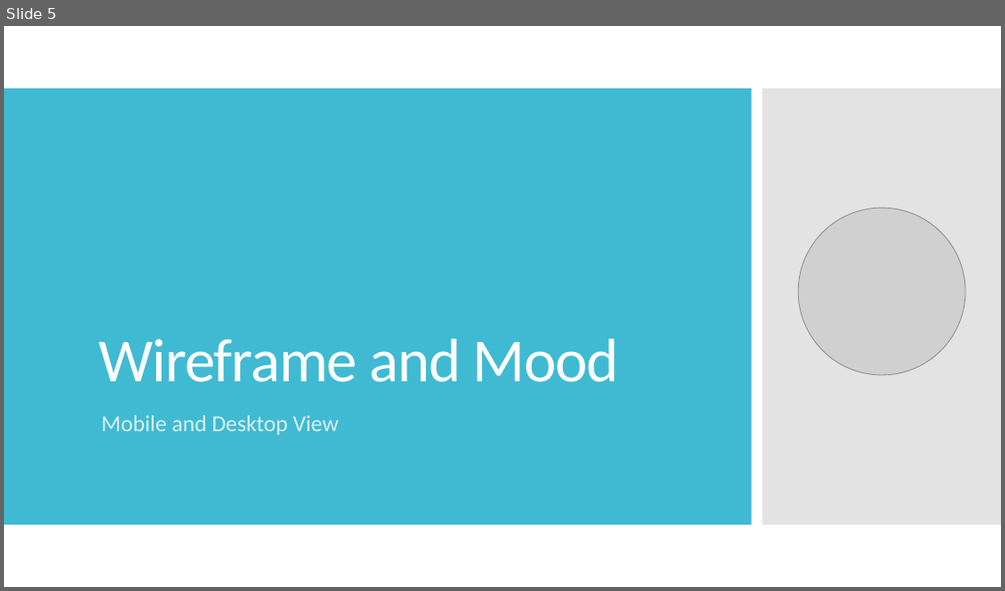
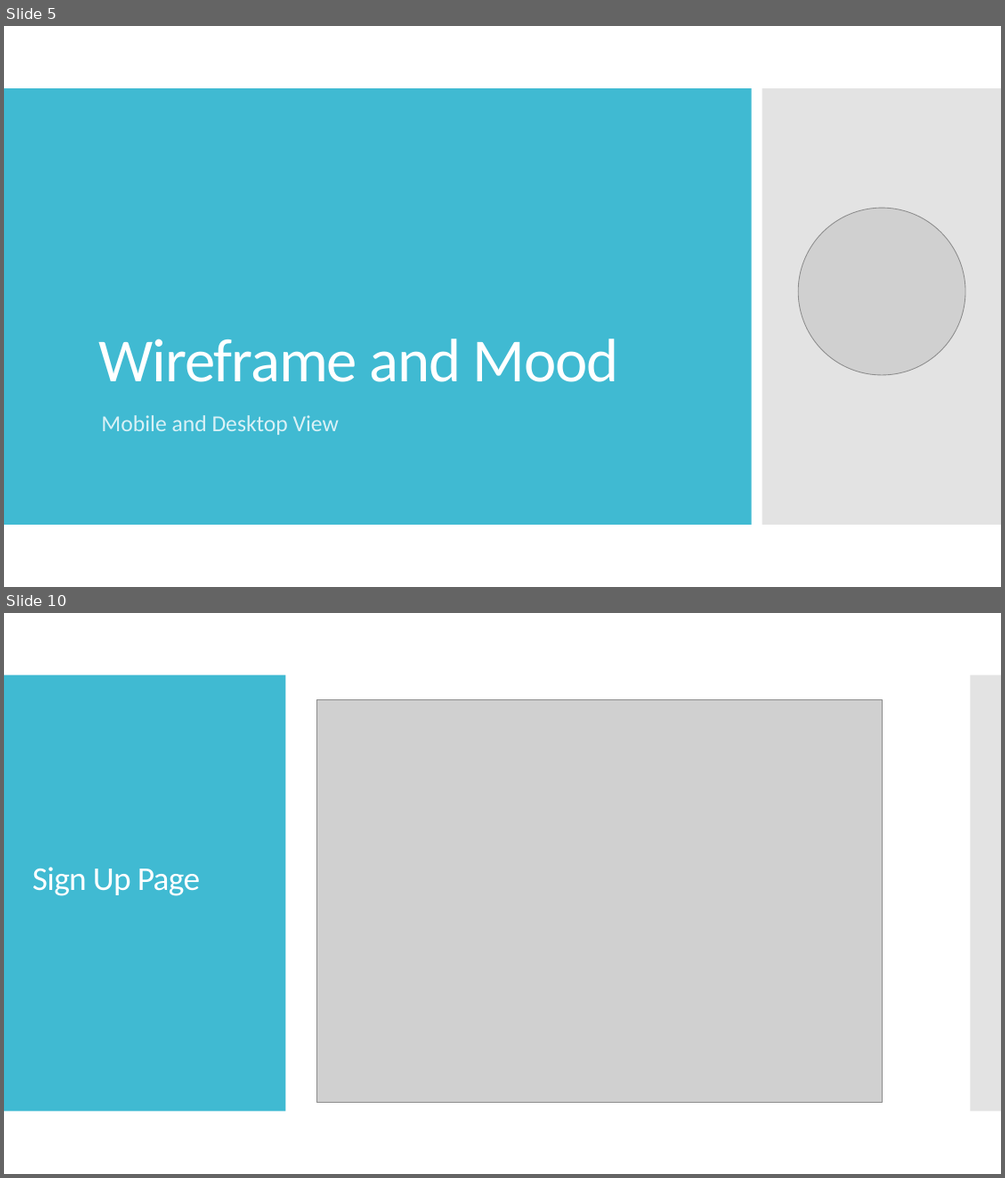
Before and after one commit to archiesevillano/MiniProject1, a slide deck: assets/documentation/AirGlobe Presentation.pptx. Shown one above the other, each under a label of ours: slide 5 before the commit, slides 5 and 10 after it; the slides between them are not shown. The pictures are 1005x591 and 1005x1178 pixels, drawn with LibreOffice and Linux fonts; fonts in the diff are those of the drawing; grey boxes stand for pictures. Boxes give left, top, right and bottom in pixels: in the first picture for what was removed or moved away, otherwise in the second. Text is boxed around its words. In the diff, an @@ line names an element or a change of style, - is before the commit and + after.

```diff
--- a/assets/documentation/AirGlobe Presentation.pptx
+++ b/assets/documentation/AirGlobe Presentation.pptx
@@ slide 10 added at (x1=4, y1=613, x2=1001, y2=1174), background #FFFFFF @@
@@ rectangle added at (x1=4, y1=675, x2=286, y2=1111), fill #40BAD2 @@
@@ rectangle added at (x1=971, y1=675, x2=1001, y2=1111), fill #C8C8C8 at 50% opacity @@
@@ picture added at (x1=316, y1=699, x2=882, y2=1102) @@
@@ title added at (x1=32, y1=867, x2=200, y2=896), 32 pt, text #FFFFFF @@
+Sign Up Page
```
Also in this commit, not shown: 2 slides changed, 5 other slides added, 2 slides removed, 27 other files.
